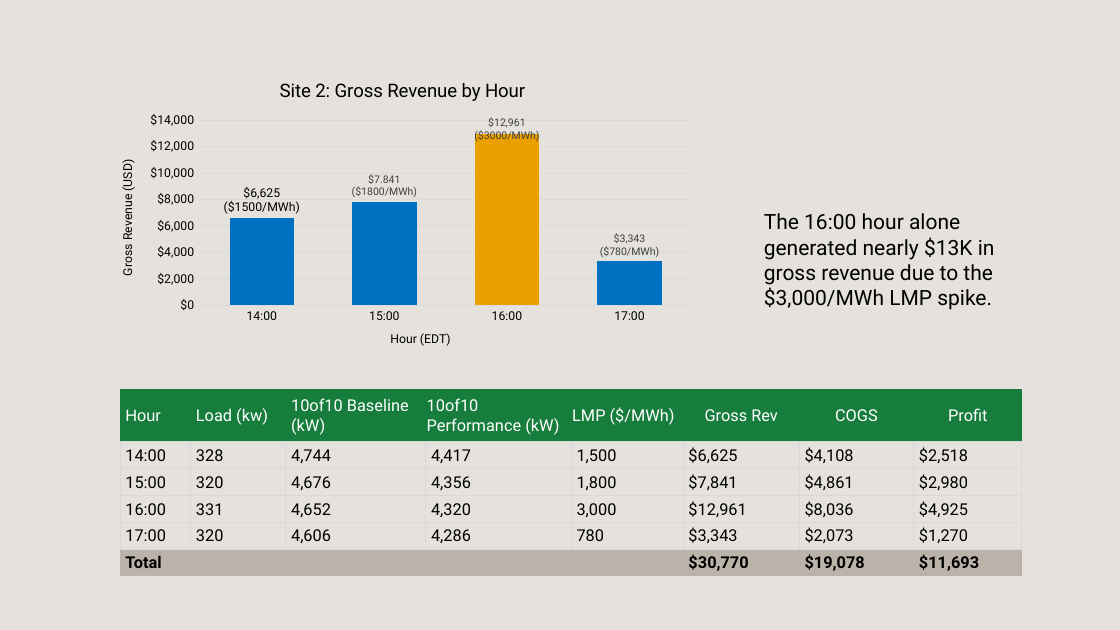
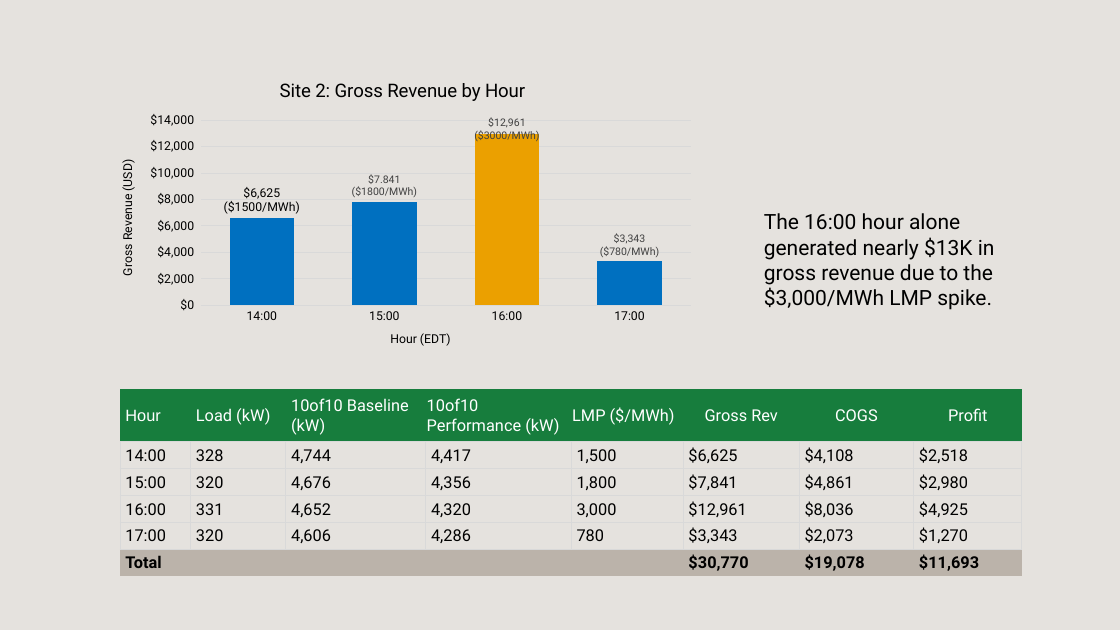
Before and after one commit to RuiyanH/Demand_Response_Case_Study, a slide deck: slide 9 of Presentation.pptx. Drawn at 1120x630 pixels with LibreOffice and Linux fonts; fonts in the diff are those of the drawing. Boxes give left, top, right and bottom in pixels: in the first picture for what was removed or moved away, otherwise in the second. Text is boxed around its words. In the diff, an @@ line names an element or a change of style, - is before the commit and + after.

```diff
--- a/Presentation.pptx
+++ b/Presentation.pptx
@@ table at bbox=[120, 389, 1022, 576] @@
-row 1, column 2: Load (kw)
+row 1, column 2: Load (kW)
```
Also in this commit, not shown: 7 other slides changed, 3 other files.
